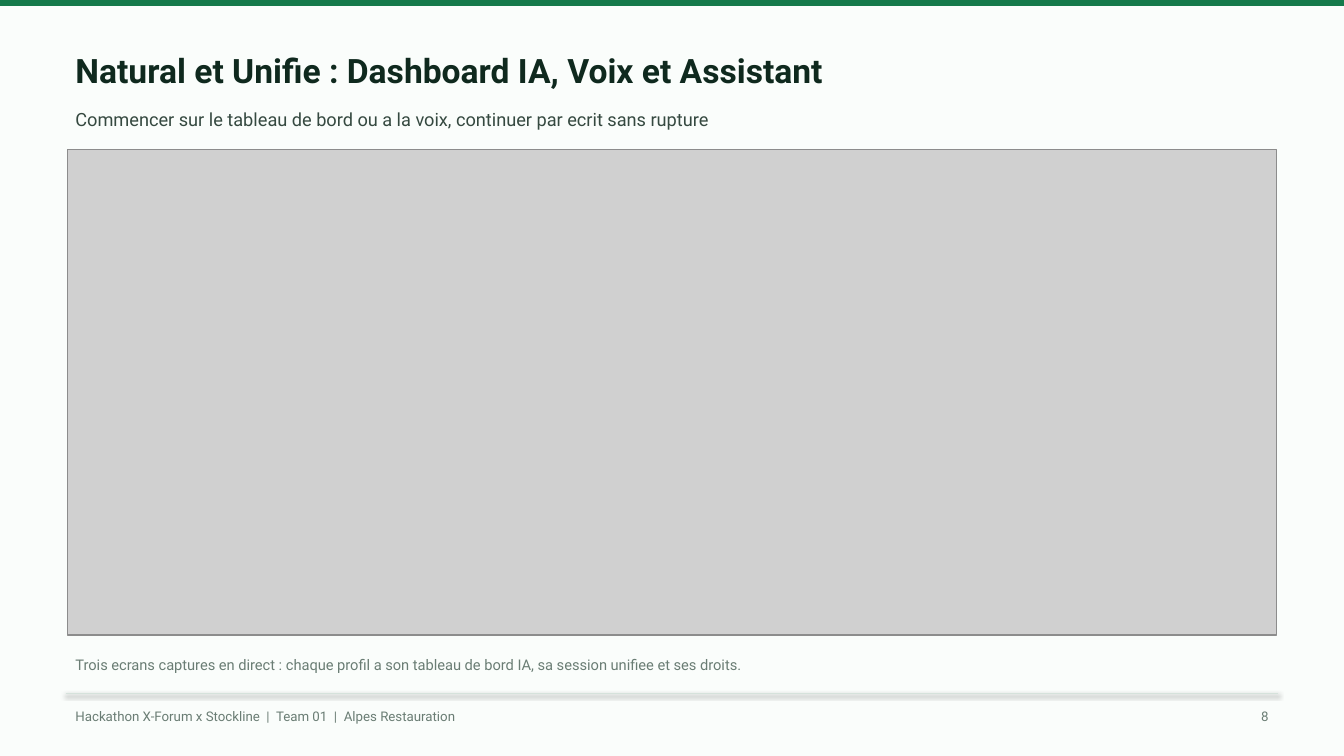
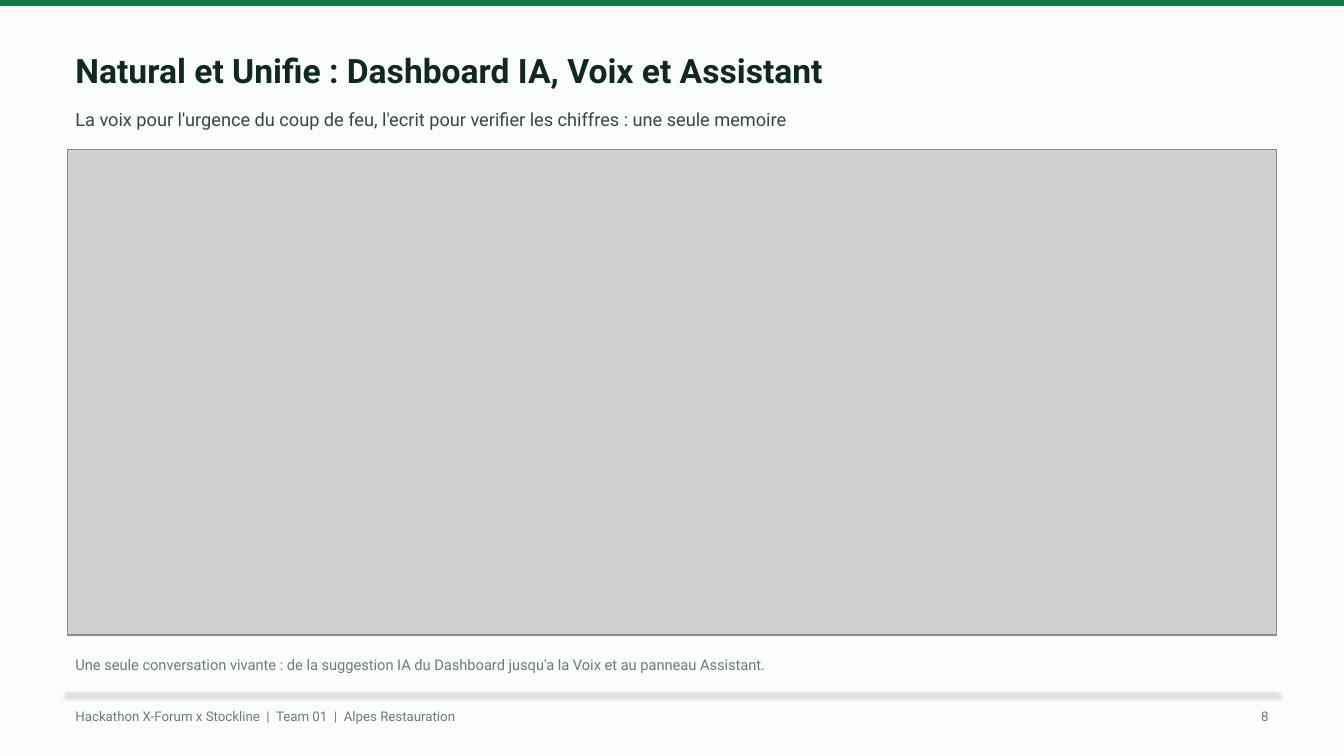
Before and after one commit to KpihX/stockline-jarvis, a slide deck: slide 8 of presentation/build/Stockline-Team01-Alpes-Restauration.pptx. Drawn at 1344x756 pixels with LibreOffice and Linux fonts; fonts in the diff are those of the drawing; grey boxes stand for pictures. Boxes give left, top, right and bottom in pixels: in the first picture for what was removed or moved away, otherwise in the second. Text is boxed around its words. In the diff, an @@ line names an element or a change of style, - is before the commit and + after.

```diff
--- a/presentation/build/Stockline-Team01-Alpes-Restauration.pptx
+++ b/presentation/build/Stockline-Team01-Alpes-Restauration.pptx
@@ text at <box>75,112,786,130</box>: text changed @@
-Commencer sur le tableau de bord ou a la voix, continuer par ecrit sans rupture
+La voix pour l'urgence du coup de feu, l'ecrit pour verifier les chiffres : une seule memoire
@@ text at <box>75,659,765,673</box>: text changed @@
-Trois ecrans captures en direct : chaque profil a son tableau de bord IA, sa session unifiee et ses droits.
+Une seule conversation vivante : de la suggestion IA du Dashboard jusqu'a la Voix et au panneau Assistant.
```
Also in this commit, not shown: 8 other slides changed, 31 other files.
